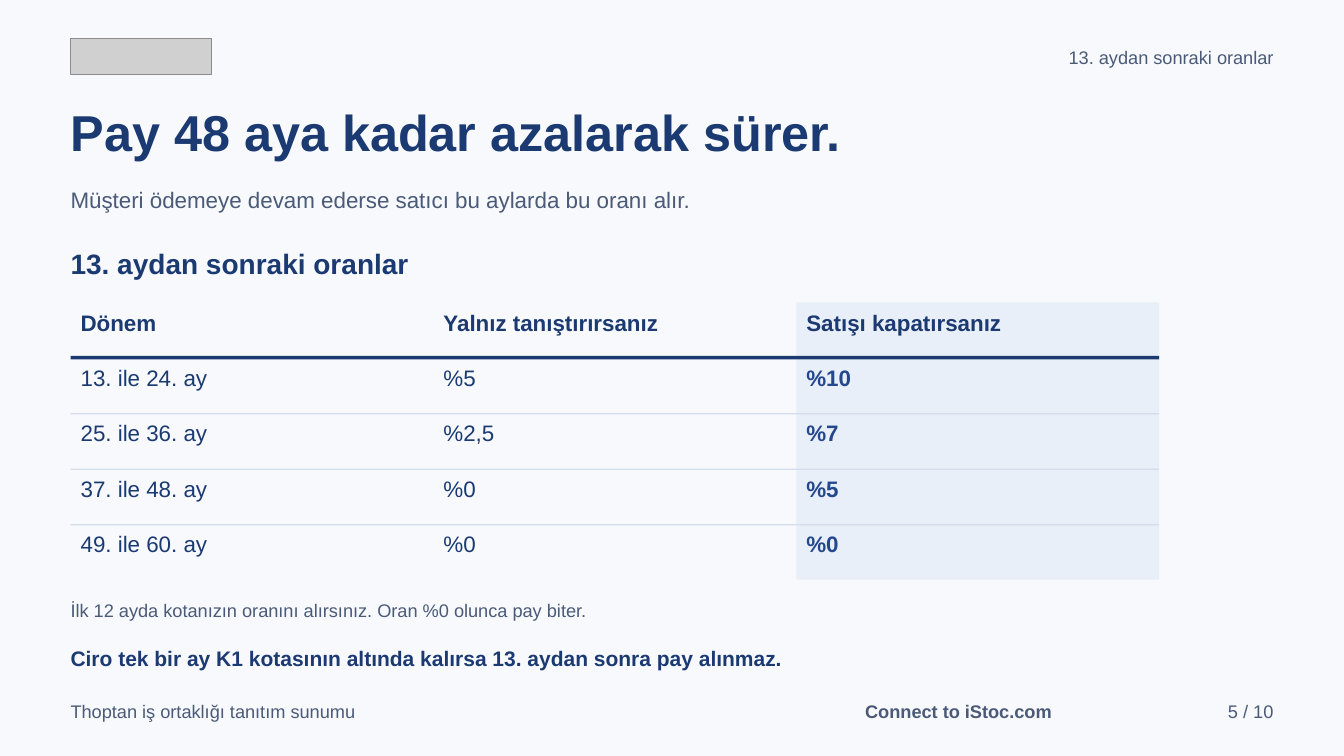
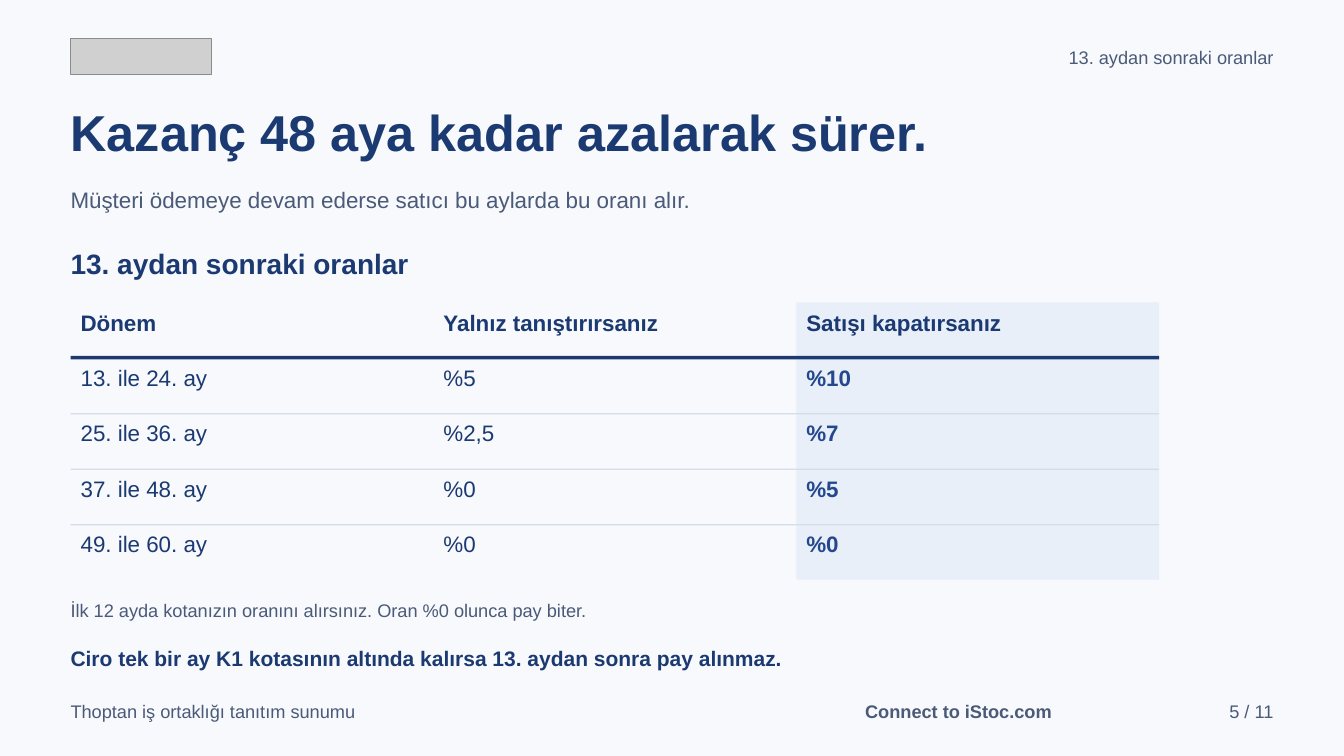
Before and after one commit to karacaismail/19ekim, a slide deck: slide 5 of public/indir/istoc/istoc-is-ortakligi-sunum.pptx. Drawn at 1344x756 pixels with LibreOffice and Linux fonts; fonts in the diff are those of the drawing; grey boxes stand for pictures. Boxes give left, top, right and bottom in pixels: in the first picture for what was removed or moved away, otherwise in the second. Text is boxed around its words. In the diff, an @@ line names an element or a change of style, - is before the commit and + after.

Commit message:
Thoptan belgelerini toplantı kararlarına göre güncelle
- El kitapçığına sarı zeminli ön kapak eklendi. Kitapçık 10 sayfa oldu.
- Kapakta ve başlıklarda "pay" yerine "kazanç" yazıldı.
- Tavsiye ödülü %15 indirim oldu. Yeni müşteri de ilk yılında %15 indirim alır.
- Eski "2 ay ücretsiz" ve "yıllık paket alır" kuralları kalktı.
- Ortaklık yollarının sırası çözüm ortağı, marka elçisi, mevcut müşteri oldu.
- Vergi, stopaj, yazılı anlaşma ve sözleşme cümleleri kalktı.
- Büyüyen müşteri senaryosuna 48 aylık toplam kazanç grafiği eklendi.
- Görsel sunum 10 sayfa, PPTX 11 slayt oldu. Grafik ayrı sayfada durur.
- Kaldırılan cümleler üretici denetimine eklendi. Bu cümleler geri gelemez.
- Tavsiye indirimi ve grafik hesabı için birim testi eklendi.

```diff
--- a/public/indir/istoc/istoc-is-ortakligi-sunum.pptx
+++ b/public/indir/istoc/istoc-is-ortakligi-sunum.pptx
@@ text at [71, 114, 927, 161]: text changed @@
-Pay 48 aya kadar azalarak sürer.
+Kazanç 48 aya kadar azalarak sürer.
@@ text at [1229, 705, 1274, 718]: text changed @@
-5 / 10
+5 / 11
```
Also in this commit, not shown: 9 other slides changed, 1 slide added, 43 other files.
